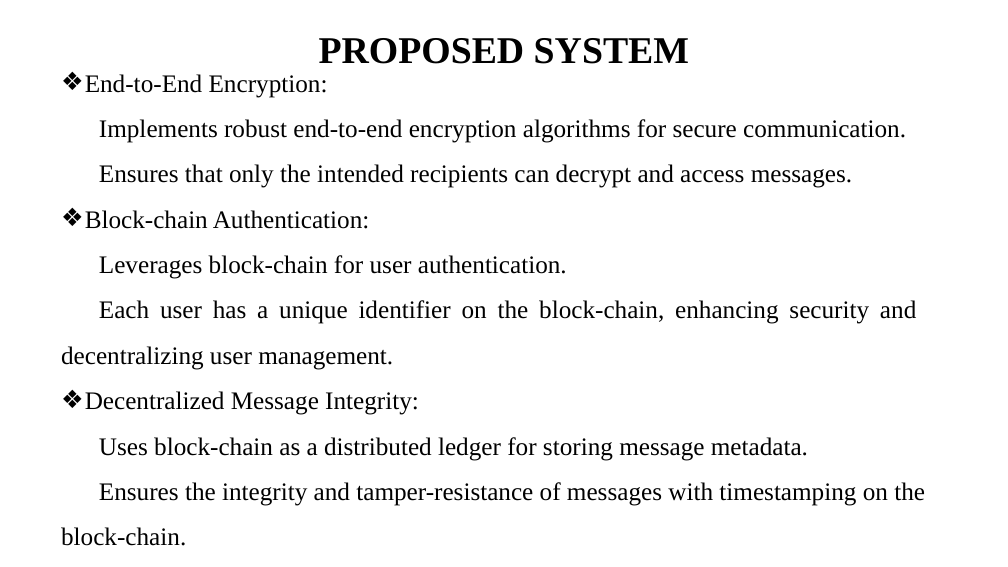
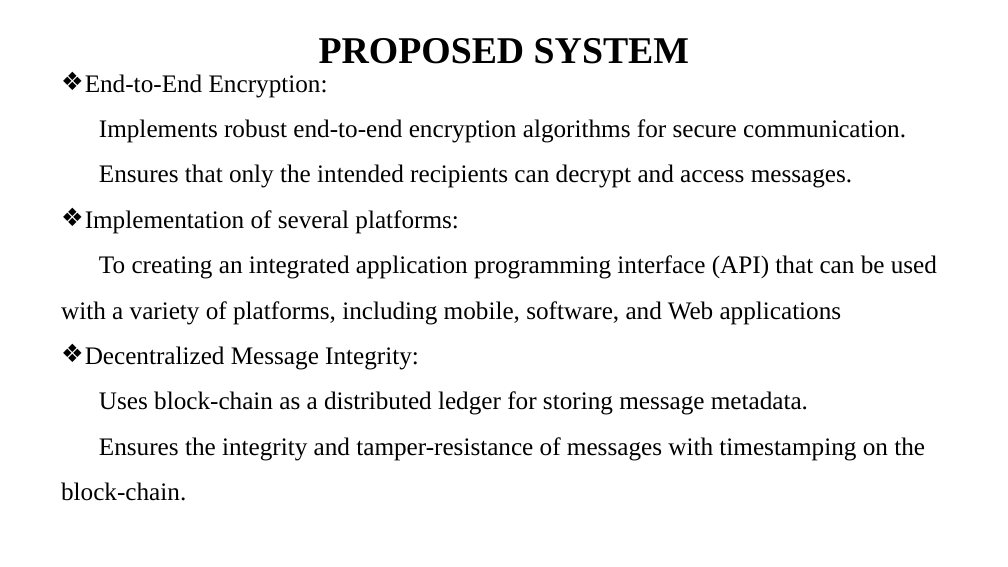
Before and after one commit to i-am-smf/Secure-Chat-using-Blockchain, a slide deck: slide 12 of DOCS/First Review.pptx. Drawn at 1008x567 pixels with LibreOffice and Linux fonts; fonts in the diff are those of the drawing. Boxes give left, top, right and bottom in pixels: in the first picture for what was removed or moved away, otherwise in the second. Text is boxed around its words. In the diff, an @@ line names an element or a change of style, - is before the commit and + after.

Commit message:
Software freeze bug fixed

```diff
--- a/DOCS/First Review.pptx
+++ b/DOCS/First Review.pptx
@@ text at [61,210,937,325]: text changed @@
-❖ Block-chain Authentication:
-Leverages block-chain for user authentication.
-Each user has a unique identifier on the block-chain, enhancing security and decentralizing user management.
+❖ Implementation of several platforms:
+To creating an integrated application programming interface (API) that can be used with a variety of platforms, including mobile, software, and Web applications
```
Also in this commit, not shown: 8 other slides changed, 2 other files.
